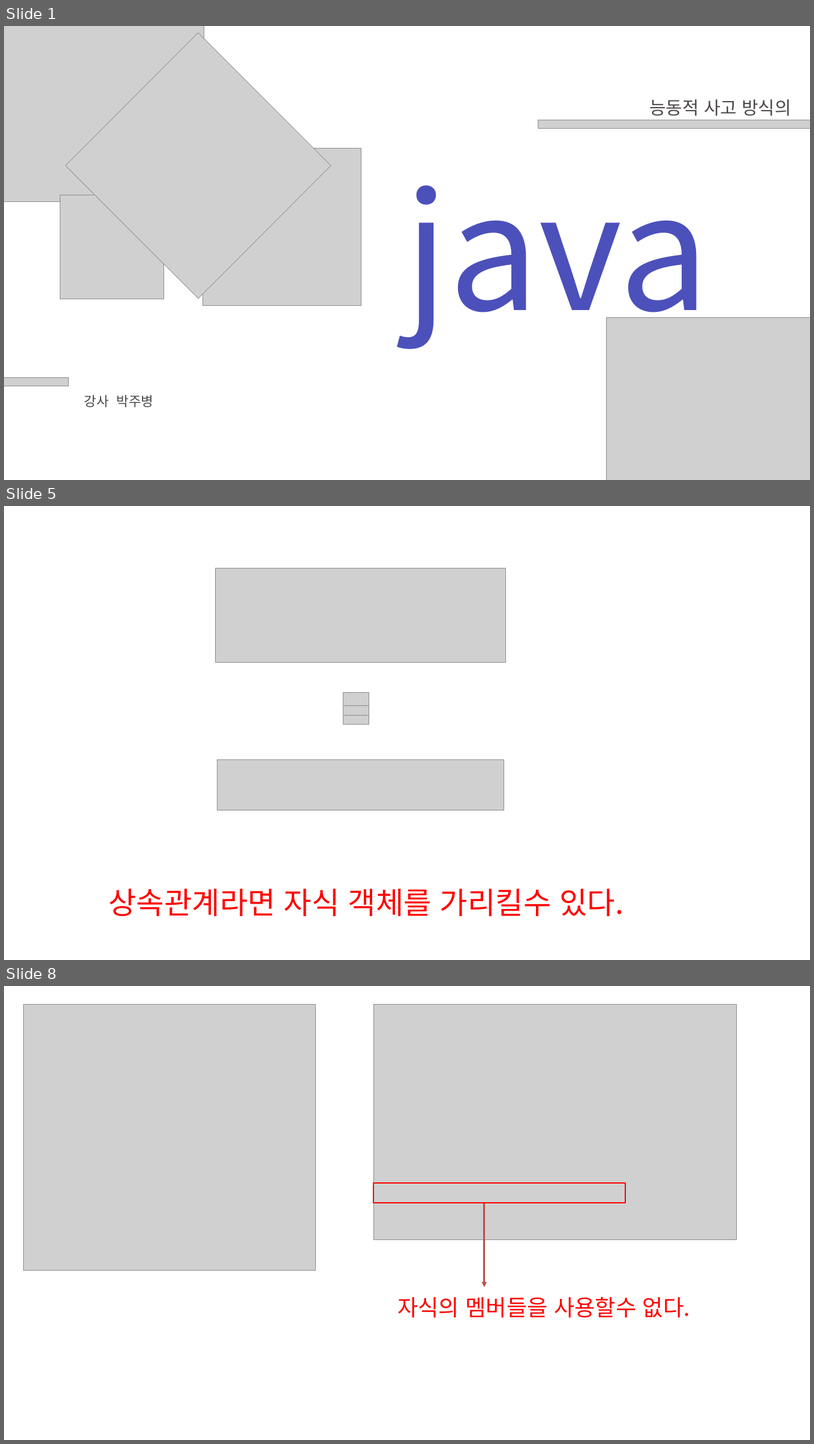
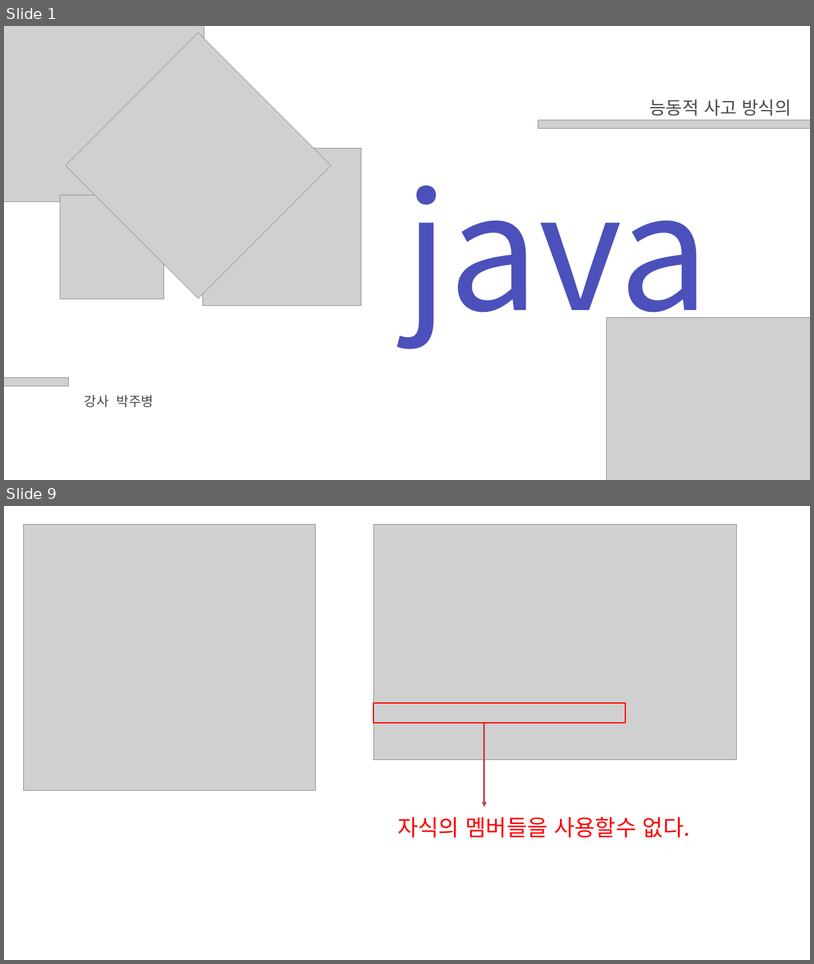
Before and after one commit to zest132/JavaLecture, a slide deck: JavaLecture/LectureFile/java 12강 예외처리.pptx. Shown one above the other, each under a label of ours: slides 1, 5 and 8 before the commit, slides 1 and 9 after it; the slides between them are not shown. The pictures are 814x1444 and 814x964 pixels, drawn with LibreOffice and Linux fonts; fonts in the diff are those of the drawing; grey boxes stand for pictures. Boxes give left, top, right and bottom in pixels: in the first picture for what was removed or moved away, otherwise in the second. Text is boxed around its words. In the diff, an @@ line names an element or a change of style, - is before the commit and + after.

```diff
--- a/JavaLecture/LectureFile/java 12강 예외처리.pptx
+++ b/JavaLecture/LectureFile/java 12강 예외처리.pptx
@@ slide 5 removed at bbox=[4, 506, 810, 960], background #FFFFFF @@
@@ picture removed at bbox=[216, 568, 506, 662] @@
@@ picture removed at bbox=[344, 702, 369, 715] @@
@@ picture removed at bbox=[344, 692, 369, 705] @@
@@ picture removed at bbox=[344, 711, 369, 724] @@
@@ picture removed at bbox=[217, 760, 504, 810] @@
@@ text removed at bbox=[109, 888, 624, 916] @@
-상속관계라면 자식 객체를 가리킬수 있다.
@@ what was slide 8 is now slide 9 @@
```
Also in this commit, not shown: 1 slide changed, 6 slides added, 4 other slides removed, 2 other files.
